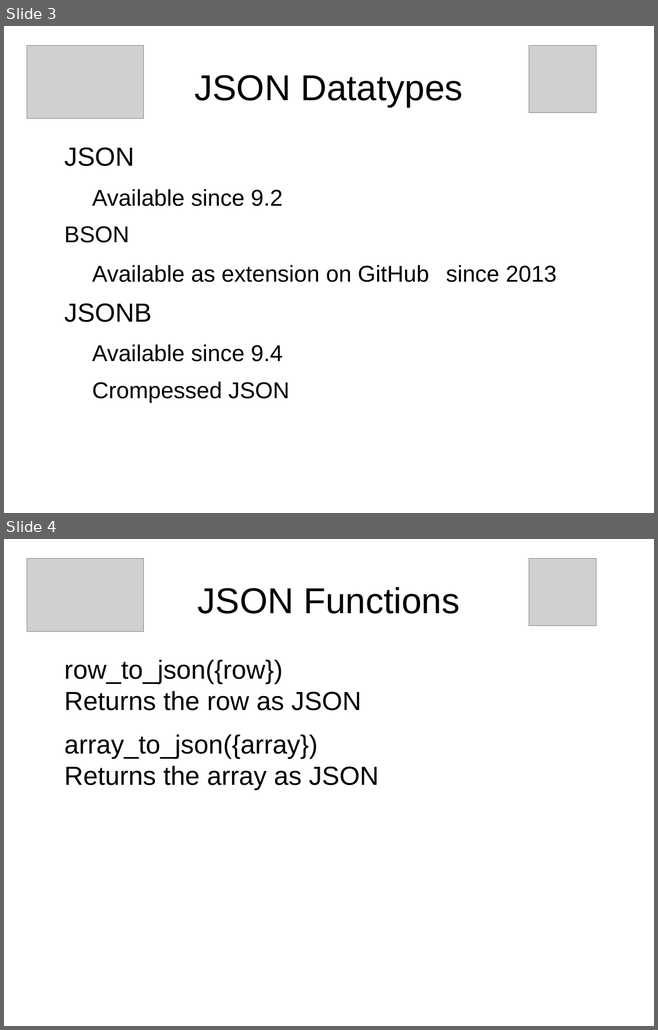
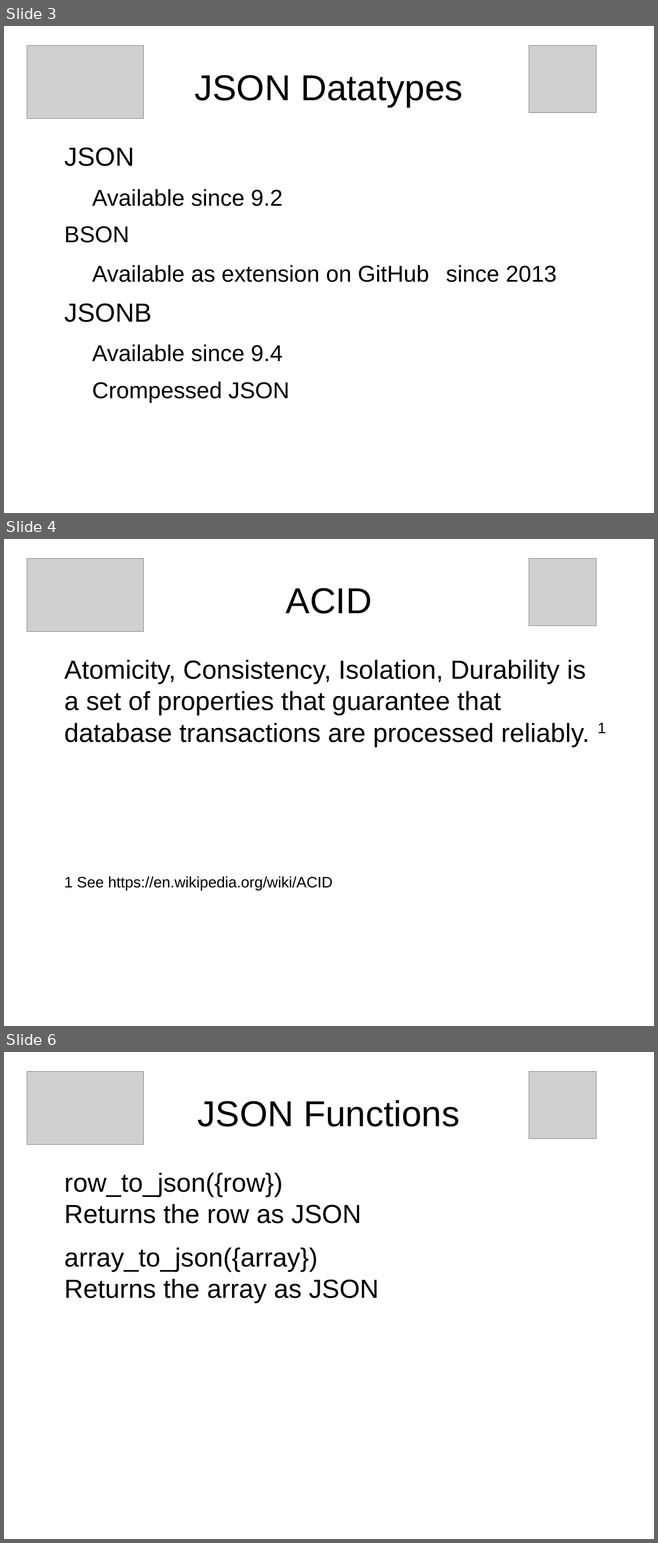
Before and after one commit to sjstoelting/talks, a slide deck: json-by-example/JSON-by-example.odp. Shown one above the other, each under a label of ours: slides 3 and 4 before the commit, slides 3, 4 and 6 after it; the slides between them are not shown. The pictures are 658x1030 and 658x1543 pixels, drawn with LibreOffice and Linux fonts; fonts in the diff are those of the drawing; grey boxes stand for pictures. Boxes give left, top, right and bottom in pixels: in the first picture for what was removed or moved away, otherwise in the second. Text is boxed around its words. In the diff, an @@ line names an element or a change of style, - is before the commit and + after.

```diff
--- a/json-by-example/JSON-by-example.odp
+++ b/json-by-example/JSON-by-example.odp
@@ slide 4 added at (4,539,654,1026), background #FFFFFF @@
@@ picture added at (27,559,144,632) @@
@@ picture added at (529,559,596,625) @@
@@ title added at (286,588,372,614), 44 pt, text #000000 @@
+ACID
@@ text added at (64,660,606,891), 32 pt, text #000000 @@
+Atomicity, Consistency, Isolation, Durability is a set of properties that guarantee that database transactions are processed reliably. 1
+1 See https://en.wikipedia.org/wiki/ACID
@@ what was slide 4 is now slide 6 @@
```
Also in this commit, not shown: 9 slides changed, 4 other slides added.
